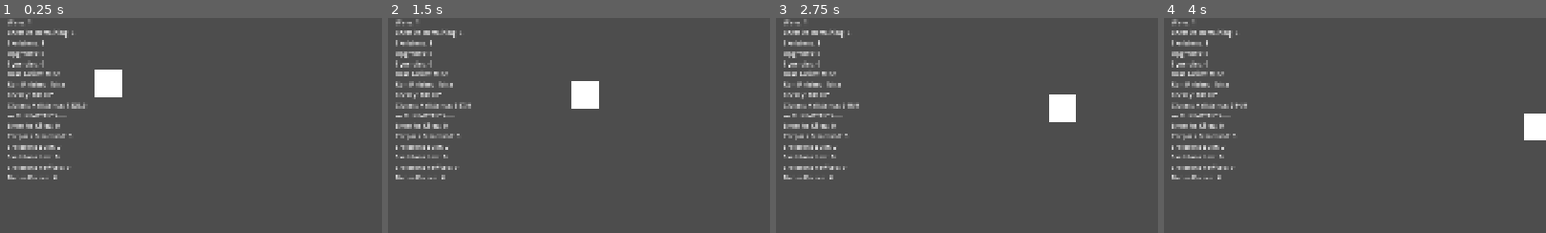
Above: before the commit, frames 1-4 (left to right).
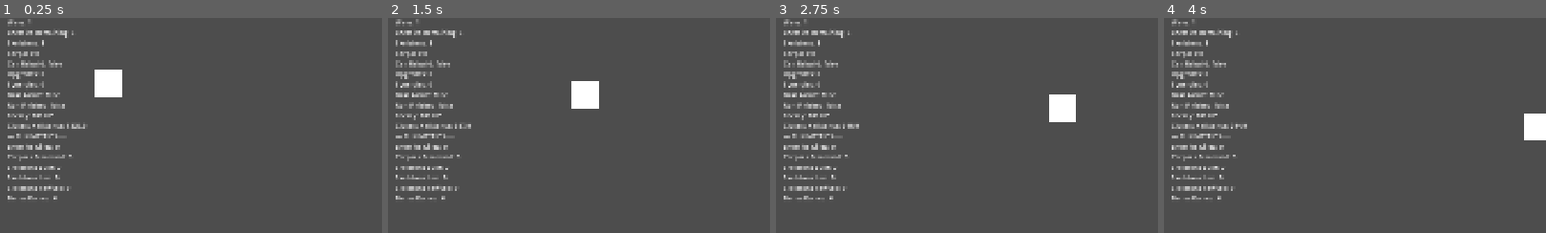
Above: after the commit, the same moments.

Repository: luizfelippe-dev/NecroWorks
Game: Godot game, scene res://main.tscn
The game is run twice, just before and just after one commit, with the same random seed, the same clock (stepped at 60 frames per second) and the same inputs. The project has no main scene, so this scene is started directly.
Inputs:
- Up to frame 1 (0.25 s): no input
- Up to frame 2 (1.5 s): no input
- Up to frame 3 (2.75 s): no input
- Up to frame 4 (4 s): no input
The pictures show only the part of the screen within x 1-51%, y 18-68%; the shares and areas given below are measured in that part.

The runs differ from the first frame. In frame 1, 3.1% of the frame differs, in the area x 2-23%, y 15-85%; in frame 2, 3.1%; in frame 3, 3.1%; in frame 4, 3.1%.

Commit message:
feat: add game over and defeat flow

Diff:
--- a/main.gd
+++ b/main.gd
@@ -44,7 +44,7 @@
 # VIDA
 # =========================================================
 
-var skeleton_max_hp: int = 100
+var skeleton_max_hp: int = 1
 
 var enemy_max_hp: int = 100
 var enemy_hp: int = 100
@@ -256,6 +256,7 @@
 # =========================================================
 
 var skeletons: Array[Node2D] = []
+var corpses: Array[Button] = []
 
 var skeleton_hps: Dictionary = {}
 var skeleton_attack_timers: Dictionary = {}
@@ -386,6 +387,13 @@
 		return
 
 
+	check_defeat_condition()
+
+
+	if run_finished:
+		return
+
+
 	# Estamos entre um Enemy e outro ou entre Waves.
 	if not is_instance_valid(enemy):
 		return
@@ -1812,6 +1820,11 @@
 	)
 
 
+	corpses.append(
+		corpse
+	)
+
+
 	corpse.position = (
 		spawn_position
 	)
@@ -1916,6 +1929,11 @@
 	print(
 		"TOTAL DE BONES: ",
 		bones
+	)
+
+
+	corpses.erase(
+		corpse
 	)
 
 
@@ -3246,6 +3264,85 @@
 
 
 # =========================================================
+# DEFEAT CONDITION
+# =========================================================
+
+func check_defeat_condition() -> void:
+
+	if run_finished:
+		return
+
+
+	# Não existe derrota durante a escolha de upgrade.
+	# Uma escolha ainda pode alterar custo/economia antes
+	# da próxima Wave começar.
+	if wave_transition_in_progress:
+		return
+
+
+	# Só avaliamos derrota dentro de uma Wave ativa.
+	if not wave_in_progress:
+		return
+
+
+	# Se ainda existe algum Skeleton vivo, a operação continua.
+	if not skeletons.is_empty():
+		return
+
+
+	cleanup_invalid_corpses()
+
+
+	# Ainda existe matéria-prima processável.
+	# O jogador pode recuperar Bones e reconstruir.
+	if not corpses.is_empty():
+		return
+
+
+	# Ainda existem Bones suficientes para produzir
+	# pelo menos um Skeleton.
+	if bones >= skeleton_cost:
+		return
+
+
+	print("")
+	print("!!!!!!!!!!!!!!!!!!!!!!!!!!!!!!")
+	print("NO VIABLE UNDEAD PRODUCTION REMAINS")
+	print(
+		"Skeletons: 0 | Corpses: 0 | Bones: ",
+		bones,
+		" / ",
+		skeleton_cost
+	)
+	print("!!!!!!!!!!!!!!!!!!!!!!!!!!!!!!")
+	print("")
+
+
+	finish_run(
+		false
+	)
+
+
+func cleanup_invalid_corpses() -> void:
+
+	var valid_corpses: Array[Button] = []
+
+
+	for corpse: Button in corpses:
+
+		if is_instance_valid(
+			corpse
+		):
+
+			valid_corpses.append(
+				corpse
+			)
+
+
+	corpses = valid_corpses
+
+
+# =========================================================
 # RUN END / VICTORY
 # =========================================================
 
@@ -3440,7 +3537,7 @@
 
 		run_end_title_label.text = (
 			"OPERATION TERMINATED"
-			+ "\nRUN FAILED"
+			+ "\nPRODUCTION LINE COLLAPSED"
 		)
 
 
@@ -3452,6 +3549,8 @@
 		+ str(total_enemies_killed)
 		+ "\nCorpses Processed: "
 		+ str(total_corpses_processed)
+		+ "\nCorpses Remaining: "
+		+ str(corpses.size())
 		+ "\nSkeletons Built: "
 		+ str(total_skeletons_created)
 		+ "\nSkeletons Lost: "
@@ -3469,11 +3568,28 @@
 		+ "\nSynergies Unlocked: "
 		+ str(active_synergies.size())
 		+ "\n\n"
+		+ get_run_result_message()
+		+ "\n\n"
 		+ get_run_synergy_summary()
 	)
 
 
 	run_end_panel.visible = true
+
+
+func get_run_result_message() -> String:
+
+	if run_won:
+
+		return (
+			"Result: Production target achieved."
+		)
+
+
+	return (
+		"Result: No Skeletons, no Corpses, "
+		+ "and insufficient Bones to rebuild."
+	)
 
 
 func get_run_synergy_summary() -> String:
@@ -3705,6 +3821,13 @@
 		+ str(get_enemies_remaining())
 		+ "\nSkeletons: "
 		+ str(skeletons.size())
+		+ "\nCorpses: "
+		+ str(corpses.size())
+		+ "\nCan Rebuild: "
+		+ str(
+			bones >= skeleton_cost
+			or not corpses.is_empty()
+		)
 		+ "\nUpgrades: "
 		+ str(total_upgrades_selected)
 		+ "\nSynergies: "
